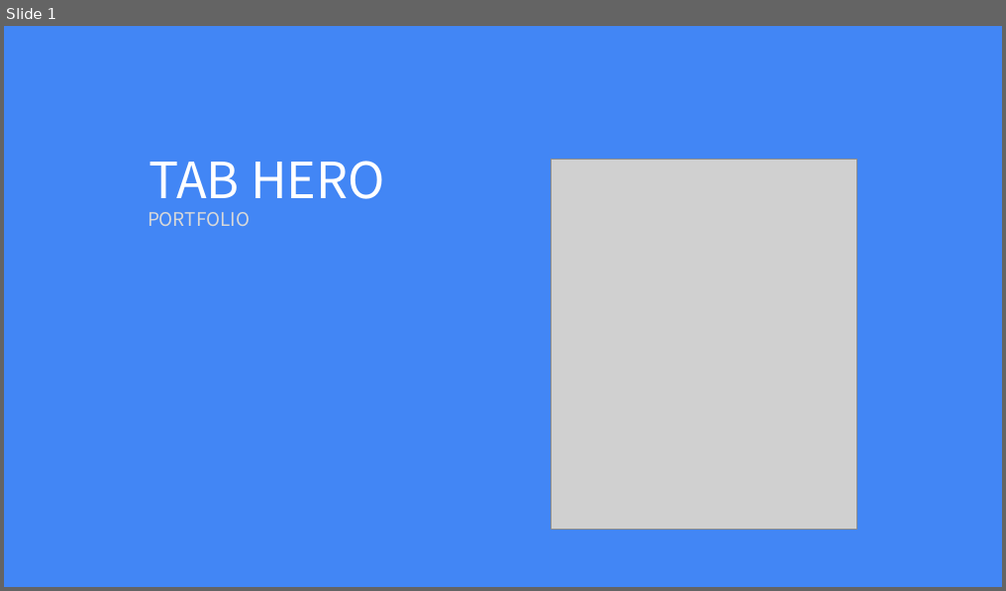
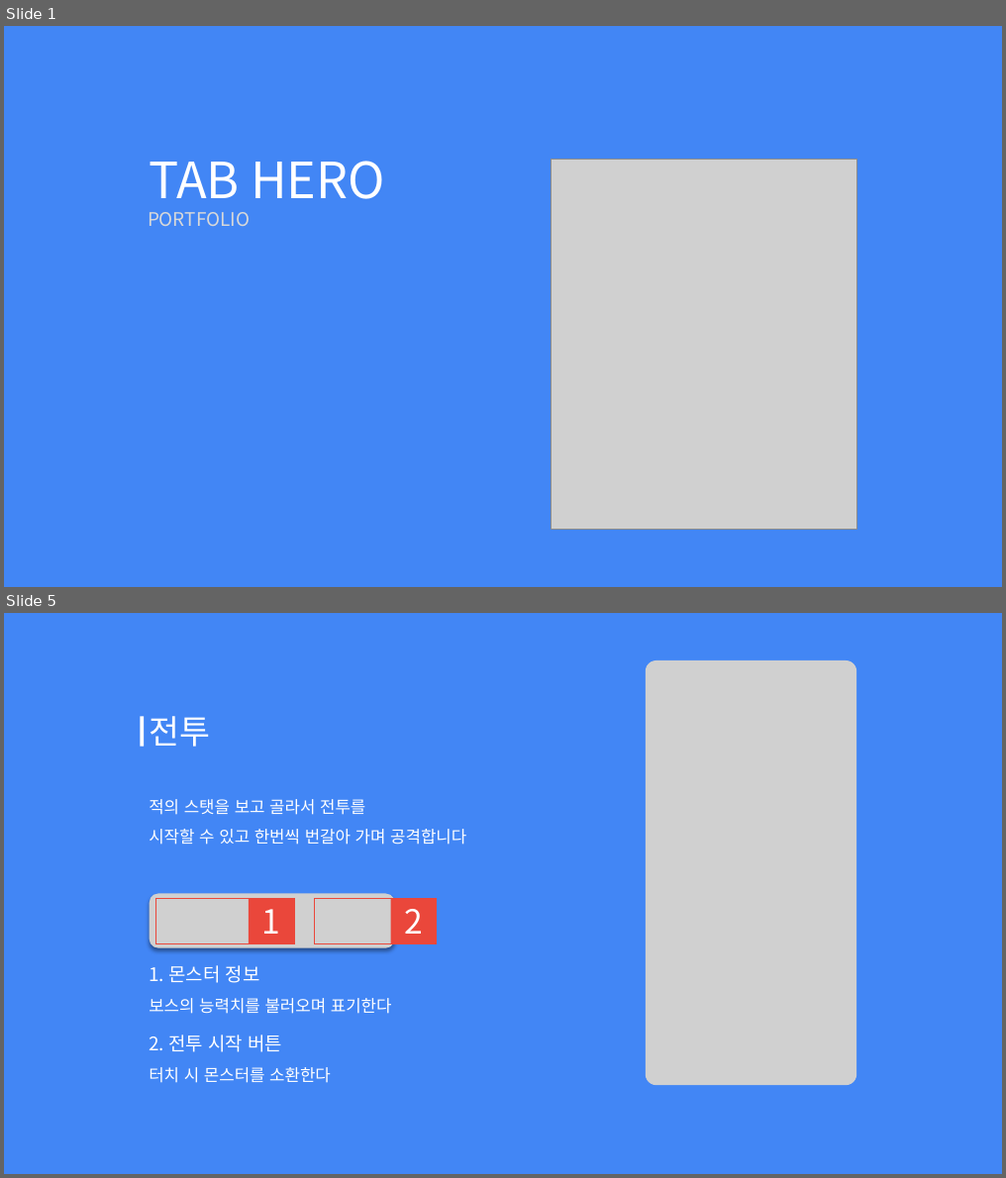
Before and after one commit to Hoyeom/CS-ClickerGame, a slide deck: Documents/TabHero.pptx. Shown one above the other, each under a label of ours: slide 1 before the commit, slides 1 and 5 after it; the slides between them are not shown. The pictures are 1006x591 and 1006x1178 pixels, drawn with LibreOffice and Linux fonts; fonts in the diff are those of the drawing; grey boxes stand for pictures. Boxes give left, top, right and bottom in pixels: in the first picture for what was removed or moved away, otherwise in the second. Text is boxed around its words. In the diff, an @@ line names an element or a change of style, - is before the commit and + after.

```diff
--- a/Documents/TabHero.pptx
+++ b/Documents/TabHero.pptx
@@ slide 5 added at <box>4,613,1002,1174</box>, background #4286F5 @@
@@ picture added at <box>646,661,856,1085</box> @@
@@ rectangle added at <box>141,716,144,747</box>, fill #FFFFFF @@
@@ text added at <box>149,716,210,747</box>, 32 pt, text #FFFFFF @@
+전투
@@ text added at <box>149,799,466,845</box>, 16 pt, text #FFFFFF @@
+적의 스탯을 보고 골라서 전투를
+시작할 수 있고 한번씩 번갈아 가며 공격합니다
@@ picture added at <box>150,894,395,949</box> @@
@@ rectangle added at <box>156,898,294,944</box>, outline #EA473B 1 pt @@
@@ rectangle added at <box>249,898,294,944</box>, fill #EA473B, 32 pt, text #FFFFFF @@
+1
@@ rectangle added at <box>315,898,437,944</box>, outline #EA473B 1 pt @@
@@ rectangle added at <box>391,898,437,944</box>, fill #EA473B, 32 pt, text #FFFFFF @@
+2
@@ text added at <box>149,965,392,1014</box>, 16 pt, text #FFFFFF @@
+1. 몬스터 정보
+보스의 능력치를 불러오며 표기한다
@@ text added at <box>149,1035,331,1083</box>, 16 pt, text #FFFFFF @@
+2. 전투 시작 버튼
+터치 시 몬스터를 소환한다
```
Also in this commit, not shown: 2 slides changed, 21 other slides added, 1 slide removed, 14 other files.
